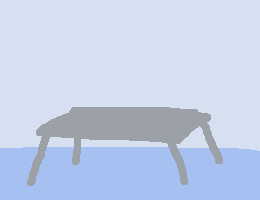
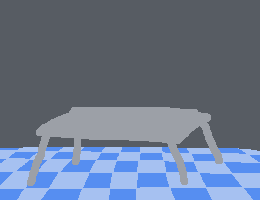
Comparing the layer stacks of the two 260 x 200 images. Changes:
painted on "Pasted Layer" over [0, 0, 260, 200]
